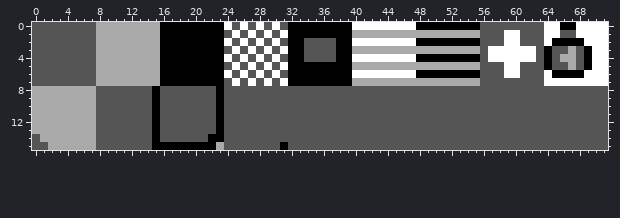
A pixel-art file gets an edit: assets/maps/tileset.aseprite. Above, as it was before the edit.
72x16 pixels, 1 frame.
After the commit:
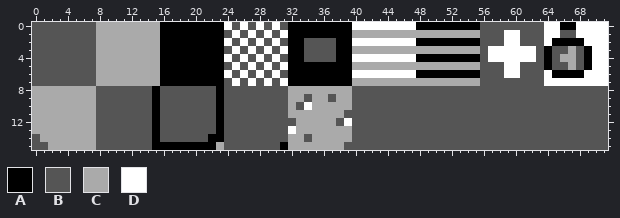
Palette (. is transparent): A #000000  B #555555  C #aaaaaa  D #ffffff
The exact change:
The author changed colour B to colour C in row 8 at x 32 to 39; in row 9 at x 32 to 33, 35 to 36 and 38 to 39; in row 10 at x 32 and 35 to 39; in row 11 at x 32 to 38; in row 12 at x 33 to 37; in row 13 at x 33 to 39.
The author changed colour B to colour C in row 14 at x 32 to 33 and 35 to 39; in row 15 at x 32 to 38.
The author changed colour B to colour D in row 10 at x 34; in row 12 at x 39; in row 13 at x 32.
